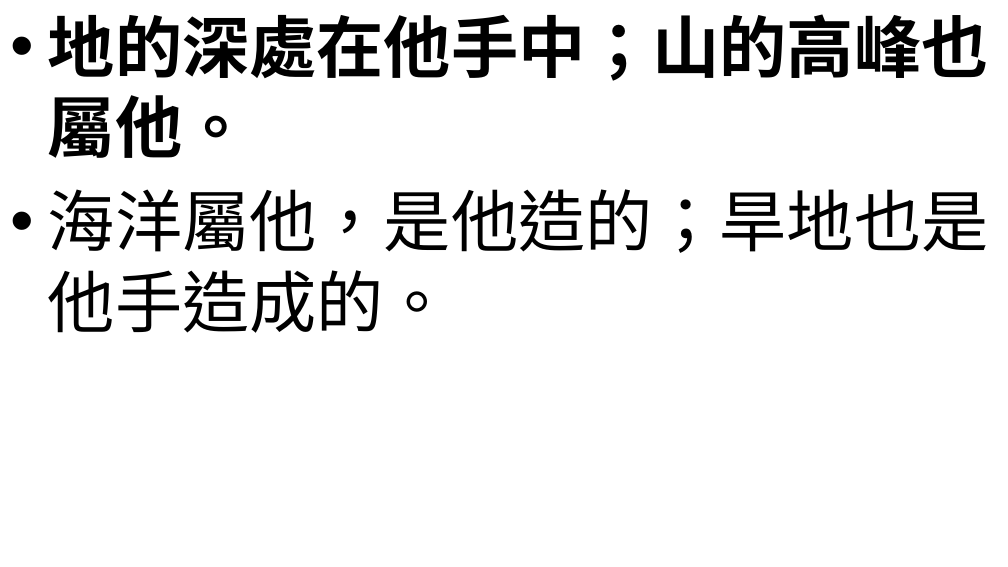
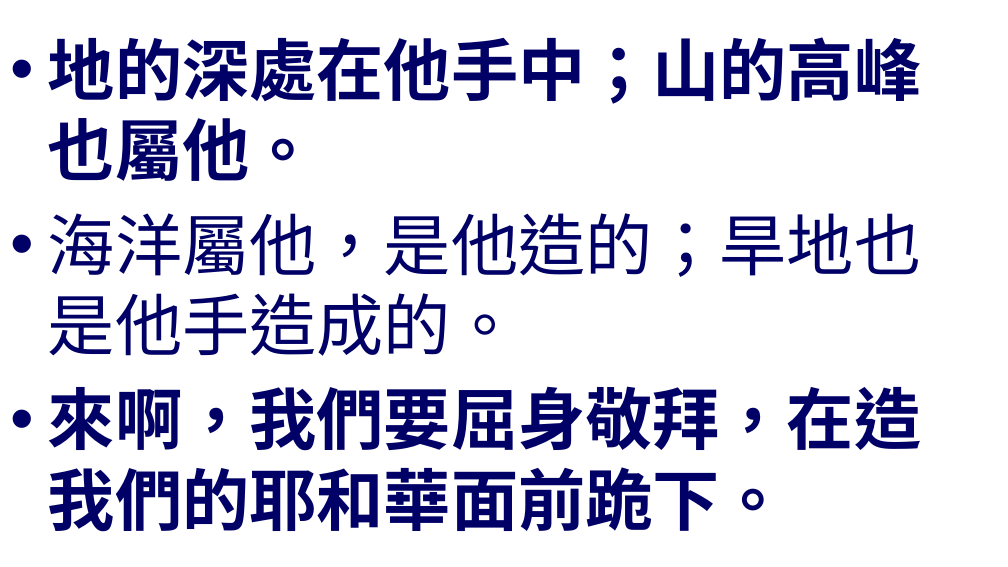
Before and after one commit to batisuoc/worship-resources, a slide deck: slide 4 of 18獻上感謝.pptx. Drawn at 1008x567 pixels with LibreOffice and Linux fonts; fonts in the diff are those of the drawing; background and template pictures are left out. Boxes give left, top, right and bottom in pixels: in the first picture for what was removed or moved away, otherwise in the second. Text is boxed around its words. In the diff, an @@ line names an element or a change of style, - is before the commit and + after.

```diff
--- a/18獻上感謝.pptx
+++ b/18獻上感謝.pptx
@@ text "地的深處在他手中；山的高峰也屬他。" at [48, 37, 921, 532]: vertical alignment top to middle @@
@@ text at [48, 37, 921, 356]: text colour #000000 to #000066 in "地的深處在他手中；山的高峰也屬他。", "海洋屬他，是他造的；旱地也是他手造成的。" @@
@@ text at [48, 386, 921, 532]: paragraph added @@
+• 來啊，我們要屈身敬拜，在造我們的耶和華面前跪下。
```
Also in this commit, not shown: 6 other slides changed.
